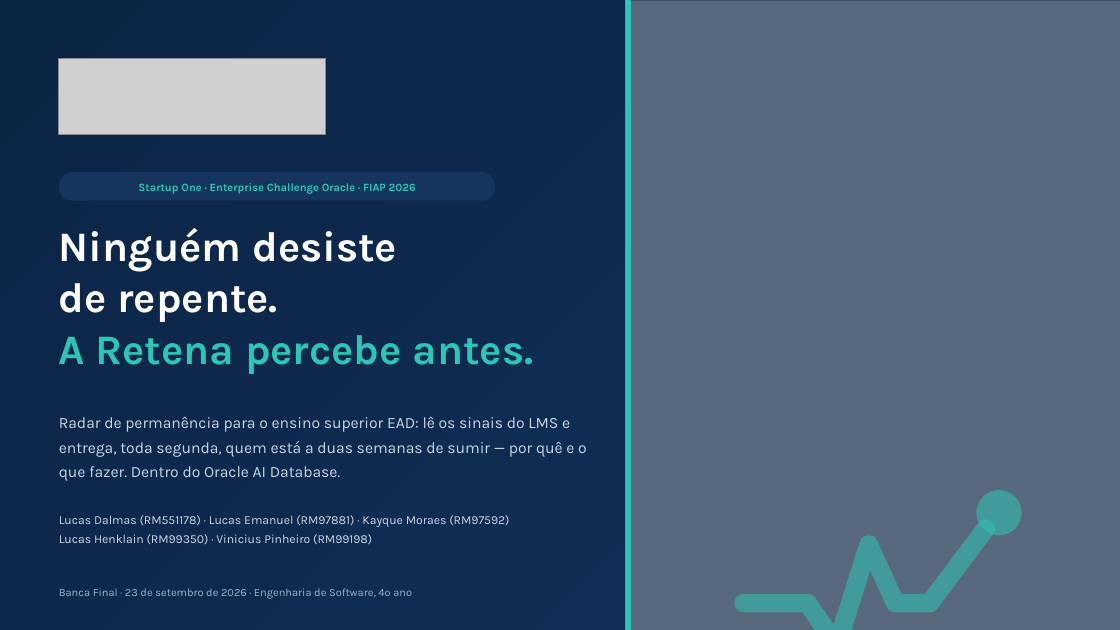
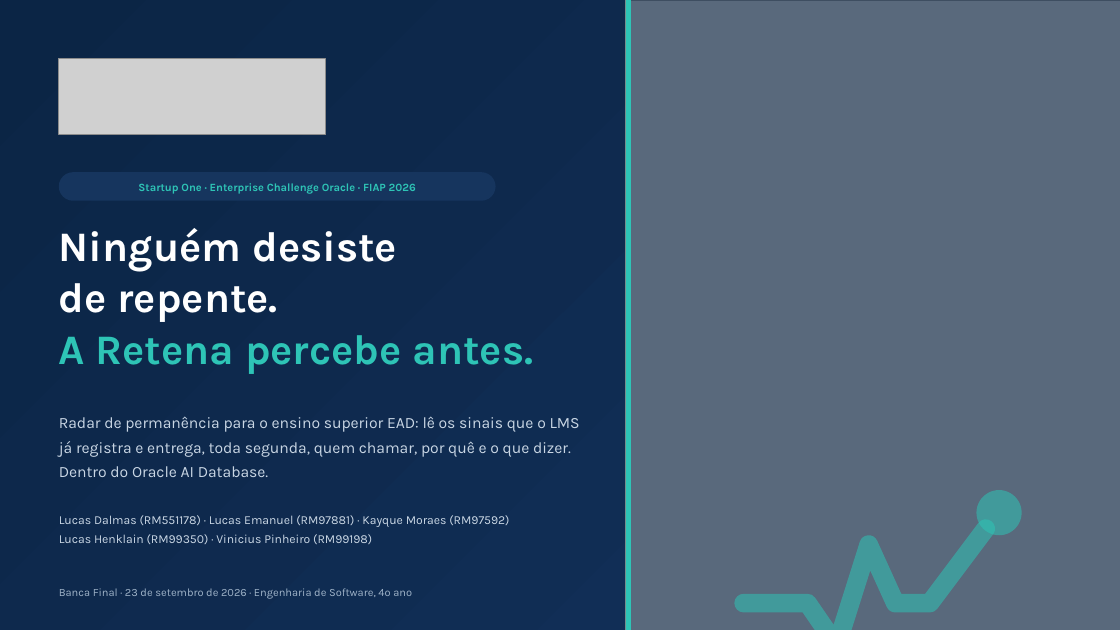
Before and after one commit to LucasHenklain/retena, a slide deck: slide 1 of 09_Kit_Banca_Final/Retena_Banca_Final.pptx. Drawn at 1120x630 pixels with LibreOffice and Linux fonts; fonts in the diff are those of the drawing; grey boxes stand for pictures. Boxes give left, top, right and bottom in pixels: in the first picture for what was removed or moved away, otherwise in the second. Text is boxed around its words. In the diff, an @@ line names an element or a change of style, - is before the commit and + after.

```diff
--- a/09_Kit_Banca_Final/Retena_Banca_Final.pptx
+++ b/09_Kit_Banca_Final/Retena_Banca_Final.pptx
@@ text at [59,416,580,477]: text changed @@
-Radar de permanência para o ensino superior EAD: lê os sinais do LMS e entrega, toda segunda, quem está a duas semanas de sumir — por quê e o que fazer. Dentro do Oracle AI Database.
+Radar de permanência para o ensino superior EAD: lê os sinais que o LMS já registra e entrega, toda segunda, quem chamar, por quê e o que dizer. Dentro do Oracle AI Database.
```
Also in this commit, not shown: 26 other slides changed, 7 slides added, 2 slides removed, 19 other files.
